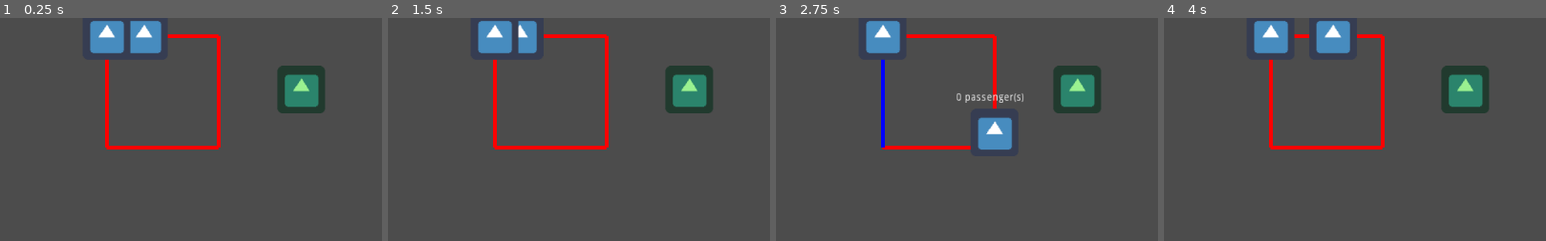
Above: before the commit, frames 1-4 (left to right).
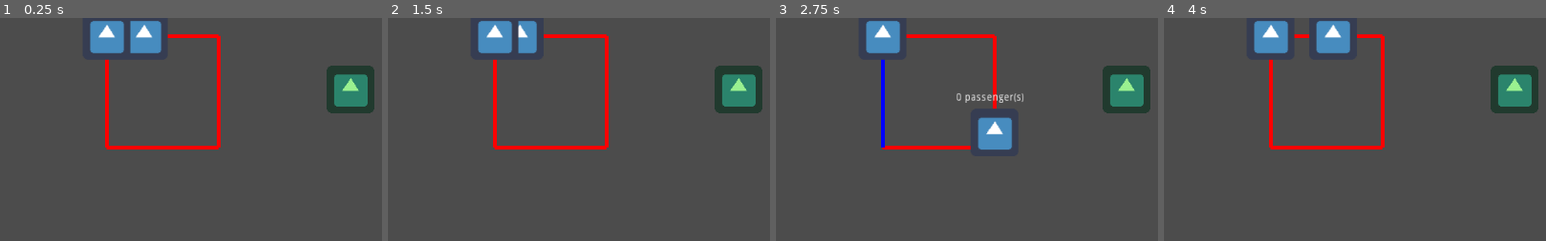
Above: after the commit, the same moments.

Repository: moisesjbc/ufo-taxi
Game: Godot game, scene res://main/main.tscn
Same seed, same stepped clock (60 frames per second), same inputs: the game is played once before the commit and once after it. The engine's default icon, where the game draws it, is replaced by a stand-in: a white triangle on a blue panel in a dark square.
Inputs (mouse positions are % of the whole screen's width and height, from its top left):
- Up to frame 1 (0.25 s): no input
- Up to frame 2 (1.5 s): move the mouse to (72, 45) at 0.52 s; hold Up (ui_up) 0.53-1.25 s; click (72, 45) at 0.67 s; click "Restart game" at 1.25 s
- Up to frame 3 (2.75 s): move the mouse to (30, 55) at 2.02 s; click (30, 55) at 2.17 s
- Up to frame 4 (4 s): move the mouse to (60, 28) at 2.77 s; hold Up (ui_up) 2.78-3.5 s; click (60, 28) at 2.92 s; click "Restart game" at 3.5 s
The pictures show only the part of the screen within x 32-82%, y 21-71%; the shares and areas given below are measured in that part.

The runs differ from the first frame. In frame 1, 5.3% of the frame differs, in the area x 72-98%, y 21-43%; in frame 2, 5.3%; in frame 3, 5.3%; in frame 4, 5.3%.

Commit message:
Added first level (only initialization)

Diff:
--- a/godot-project/gameplay/destination_area/destination_area.gd
+++ b/godot-project/gameplay/destination_area/destination_area.gd
@@ -4,9 +4,11 @@
 var passengers_left = 0
 var railtrack = null
 
-func _ready():
-	railtrack = get_parent()
+func reset(railtrack, n_pickup_areas):
+	self.railtrack = railtrack
 	global_position = to_global(railtrack.nodes[0])
+	passengers_left = 0
+	passengers_goal = n_pickup_areas
 
 
 func update_passengers_label():
--- a/godot-project/gameplay/player_train/player_train.gd
+++ b/godot-project/gameplay/player_train/player_train.gd
@@ -7,7 +7,11 @@
 var n_passengers: int = 0
 
 func _ready():
-	railtrack = get_parent()
+	set_physics_process(false)
+
+func reset(railtrack):
+	set_physics_process(true)
+	self.railtrack = railtrack
 	position = railtrack.nodes[0]
 	update_passengers_label()
 
--- a/godot-project/gameplay/railtrack/railtrack.gd
+++ b/godot-project/gameplay/railtrack/railtrack.gd
@@ -1,13 +1,4 @@
 extends Node2D
-
-
-var initial_nodes = [
-	Vector2(150, 150),
-	Vector2(300, 150),
-	Vector2(300, 300),
-	Vector2(150, 300)
-]
-var nodes = initial_nodes
 
 var current_state = null
 var current_node = null
@@ -18,35 +9,41 @@
 signal node_added
 signal warning_added
 
-func _ready():
-	nodes = initial_nodes
+var nodes = []
+
+func reset(nodes):
+	self.nodes = nodes
+	player = $player_train
+	player.reset(self)
+	var destination_area = get_node('/root/main/railtrack/destination_area')
 	change_state("selection")
-	player = get_node('/root/main/railtrack/player_train')
+	update()
 
 func change_state(new_state_name):
 	current_state = $states.get_node(new_state_name)
 	current_state.railtrack = self
-	if current_state.has_method('start'):
+	if current_state and current_state.has_method('start'):
 		current_state.start()
 
 func _physics_process(delta):
-	if current_state.has_method('process'):
+	if current_state and current_state.has_method('process'):
 		current_state.process(delta)
 
 func _input(event):
-	if current_state.has_method('input'):
+	if current_state and current_state.has_method('input'):
 		current_state.input(event)
 
 func _draw():
-	if current_state.has_method('draw'):
-		current_state.draw()
-	else:
-		for i in range(len(nodes) - 1):
-			draw_line(nodes[i], nodes[i+1], get_edge_color(i), 5)
-		draw_line(nodes[len(nodes) - 1], nodes[0], get_edge_color(len(nodes) - 1), 5)
+	if current_state:
+		if current_state.has_method('draw'):
+			current_state.draw()
+		else:
+			for i in range(len(nodes) - 1):
+				draw_line(nodes[i], nodes[i+1], get_edge_color(i), 5)
+			draw_line(nodes[len(nodes) - 1], nodes[0], get_edge_color(len(nodes) - 1), 5)
 
-		if current_node != null:
-			draw_circle(nodes[current_node], 10, Color.blue)
+			if current_node != null:
+				draw_circle(nodes[current_node], 10, Color.blue)
 
 func get_edge_color(edge_index):
 	if edge_index != current_edge:
--- /dev/null
+++ b/godot-project/main/levels/1.gd
@@ -0,0 +1,12 @@
+extends Node2D
+
+var railtrack_nodes = [
+	Vector2(150, 150),
+	Vector2(300, 150),
+	Vector2(300, 300),
+	Vector2(150, 300)
+]
+
+var pickup_area_positions = [
+	Vector2(800, 223)
+]
--- a/godot-project/main/main.gd
+++ b/godot-project/main/main.gd
@@ -1,6 +1,14 @@
 extends Node2D
 
 signal game_over
+
+var current_level = null
+onready var pickup_area_scene = preload("res://gameplay/pickup_area/pickup_area.tscn")
+
+
+func _ready():
+	set_current_level(0)
+
 
 func _process(_delta):
 	if Input.is_action_pressed("ui_pause"):
@@ -15,6 +23,26 @@
 	$gui_canvas/game_over_menu.run()
 
 
-
 func _on_railtrack_warning_added(text):
 	$warning_label.set_warning(text)
+
+
+func set_current_level(level_index):
+	current_level = $levels.get_node(str(level_index))
+	$railtrack.reset(current_level.railtrack_nodes)
+	$destination_area.reset($railtrack, 1)
+
+	for pickup_area in $pickup_areas.get_children():
+		pickup_area.queue_free()
+
+	for pickup_area_position in current_level.pickup_area_positions:
+		var pickup_area = pickup_area_scene.instance()
+		$pickup_areas.add_child(pickup_area)
+		pickup_area.global_position = pickup_area_position
+
+	if current_level.has_method('start'):
+		current_level.start()
+
+func next_level():
+	if current_level != null:
+		set_current_level(int(current_level.name) + 1)
--- a/godot-project/main/main.tscn
+++ b/godot-project/main/main.tscn
@@ -5,9 +5,9 @@
 [ext_resource path="res://menus/game_over_menu/game_over_menu.tscn" type="PackedScene" id=3]
 [ext_resource path="res://gameplay/railtrack/railtrack.tscn" type="PackedScene" id=4]
 [ext_resource path="res://gameplay/player_train/player_train.tscn" type="PackedScene" id=5]
-[ext_resource path="res://gameplay/pickup_area/pickup_area.tscn" type="PackedScene" id=6]
 [ext_resource path="res://gameplay/destination_area/destination_area.tscn" type="PackedScene" id=7]
 [ext_resource path="res://gameplay/warning_label/warning_label.tscn" type="PackedScene" id=8]
+[ext_resource path="res://main/levels/1.gd" type="Script" id=9]
 
 [node name="main" type="Node2D"]
 script = ExtResource( 1 )
@@ -31,13 +31,18 @@
 [node name="player_train" parent="railtrack" instance=ExtResource( 5 )]
 position = Vector2( -323.269, -1.12244 )
 
-[node name="destination_area" parent="railtrack" instance=ExtResource( 7 )]
-
-[node name="pickup_area" parent="." instance=ExtResource( 6 )]
-position = Vector2( 734.09, 223.37 )
+[node name="destination_area" parent="." instance=ExtResource( 7 )]
+position = Vector2( 323.269, 1.12244 )
 
 [node name="warning_label" parent="." instance=ExtResource( 8 )]
 visible = false
+
+[node name="levels" type="Node" parent="."]
+
+[node name="0" type="Node2D" parent="levels"]
+script = ExtResource( 9 )
+
+[node name="pickup_areas" type="Node2D" parent="."]
 [connection signal="game_over" from="." to="." method="_on_main_game_over"]
 [connection signal="node_added" from="railtrack" to="railtrack/player_train" method="_on_railtrack_node_added"]
 [connection signal="node_removed" from="railtrack" to="railtrack/player_train" method="_on_railtrack_node_removed"]
